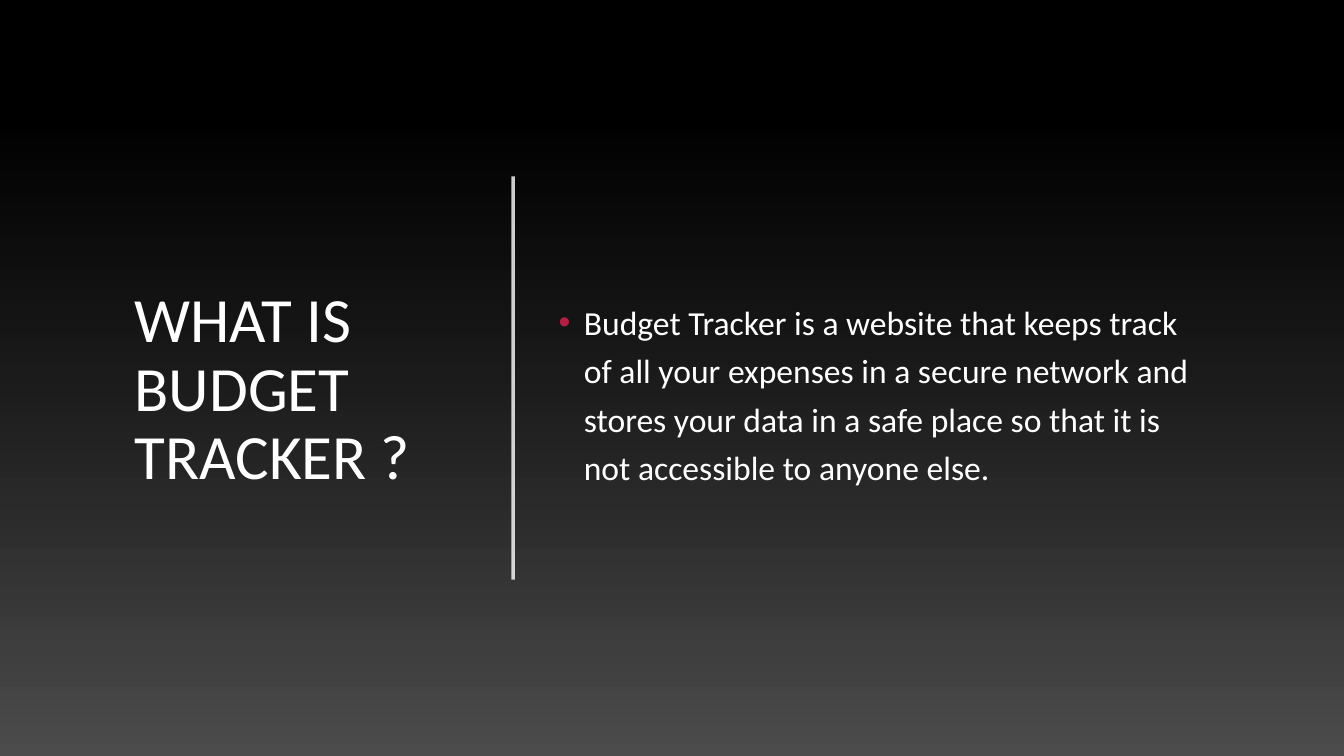
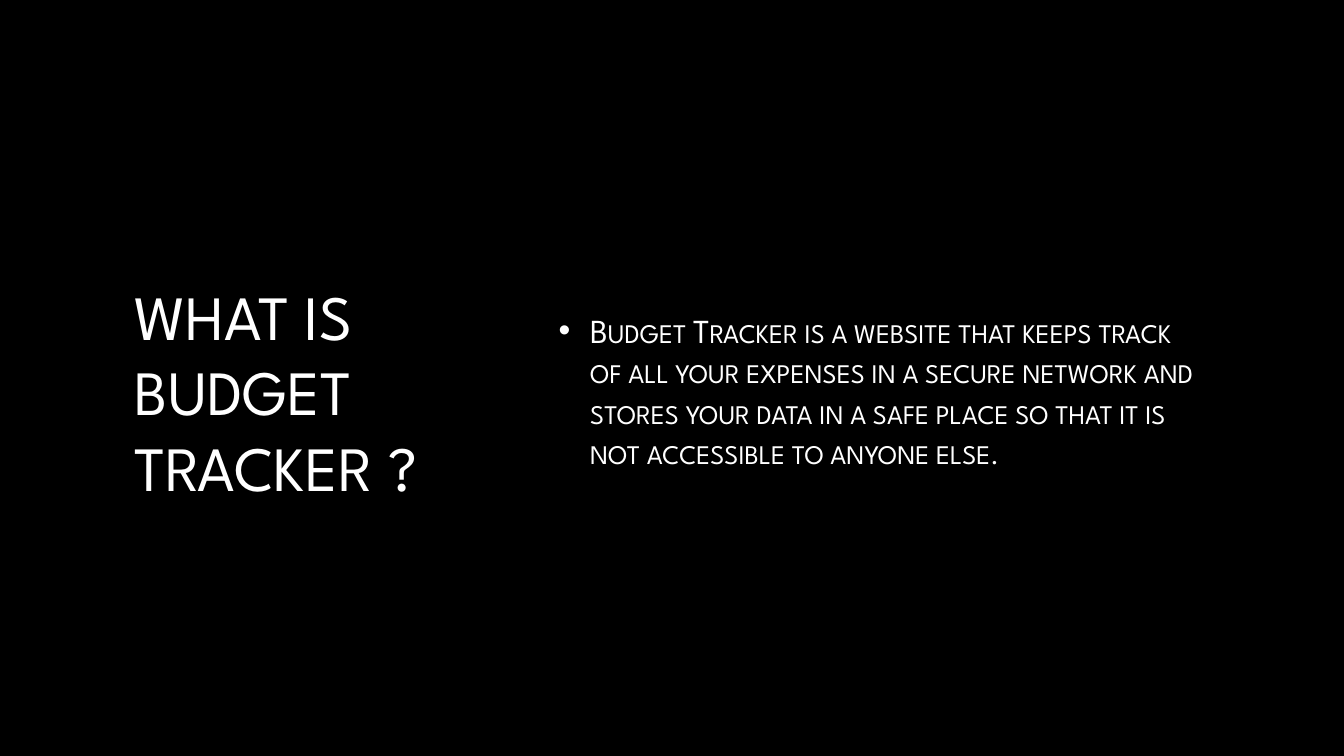
Before and after one commit to P-Verma101/Hackathon, a slide deck: slide 3 of Budget TrackEr.pptx (slide 2 before the commit). Drawn at 1344x756 pixels with LibreOffice and Linux fonts; fonts in the diff are those of the drawing; background and template pictures are left out. Boxes give left, top, right and bottom in pixels: in the first picture for what was removed or moved away, otherwise in the second. Text is boxed around its words. In the diff, an @@ line names an element or a change of style, - is before the commit and + after.

```diff
--- a/Budget TrackEr.pptx
+++ b/Budget TrackEr.pptx
@@ rectangle removed at bbox=[0, 0, 1344, 756] @@
@@ rectangle removed at bbox=[0, 132, 1344, 756] @@
@@ title "WHAT IS BUDGET TRACKER ?" at bbox=[135, 297, 373, 492]: font Calibri to League Spartan, text colour #FFFFFF to gradient #FFFFFF to #A6A6A6; line spacing 0.9 to 1 @@
@@ text "Budget Tracker is a website ..." at bbox=[590, 325, 1193, 465]: font Calibri to League Spartan, text colour #FFFFFF to gradient #FFFFFF to #BFBFBF, small capitals on; indent changed; line spacing 1.2 to 1; bullet colour #B71E42 to #FFFFFF @@
@@ line removed from (513, 176) to (513, 580) @@
@@ rectangle removed at bbox=[0, 223, 1344, 676] @@
@@ line removed from (0, 676) to (1344, 676) @@
```
Also in this commit, not shown: 3 other slides changed, 2 slides added.
